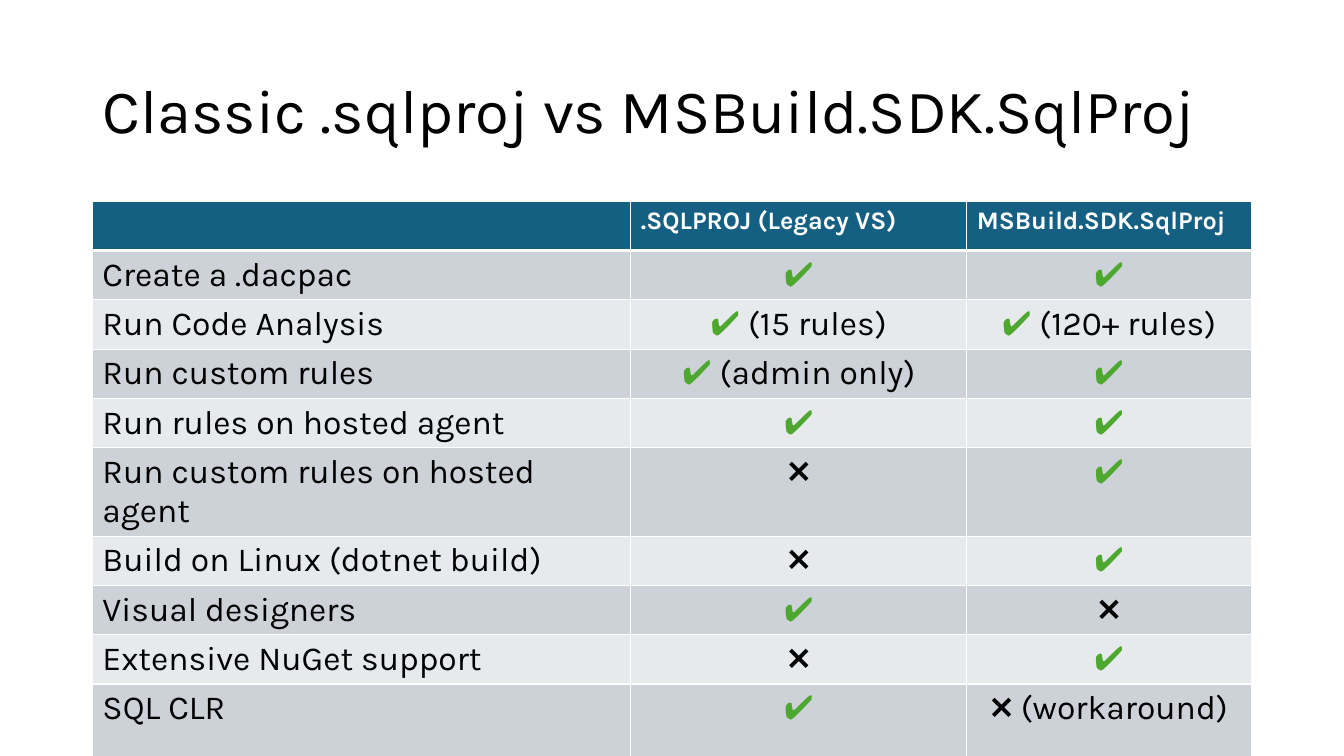
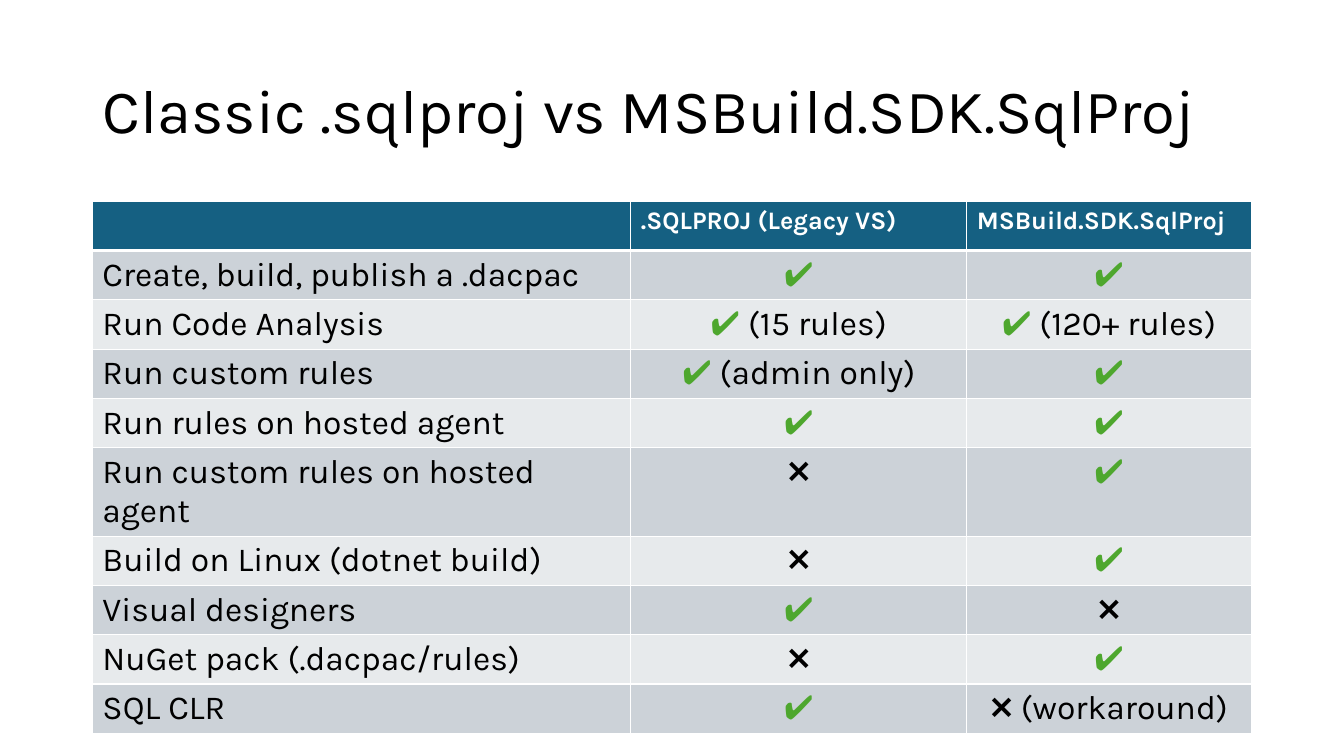
Before and after one commit to ErikEJ/TsqlAnalysis, a slide deck: slide 7 of T-SQL Code analysis.pptx. Drawn at 1344x756 pixels with LibreOffice and Linux fonts; fonts in the diff are those of the drawing. Boxes give left, top, right and bottom in pixels: in the first picture for what was removed or moved away, otherwise in the second. Text is boxed around its words. In the diff, an @@ line names an element or a change of style, - is before the commit and + after.

Commit message:
slide updates

```diff
--- a/T-SQL Code analysis.pptx
+++ b/T-SQL Code analysis.pptx
@@ table at (93, 202, 1252, 729) @@
-row 2, column 1: Create a .dacpac
+row 2, column 1: Create, build, publish a .dacpac
-row 9, column 1: Extensive NuGet support
+row 9, column 1: NuGet pack (.dacpac/rules)
```
Also in this commit, not shown: 2 other slides changed.
